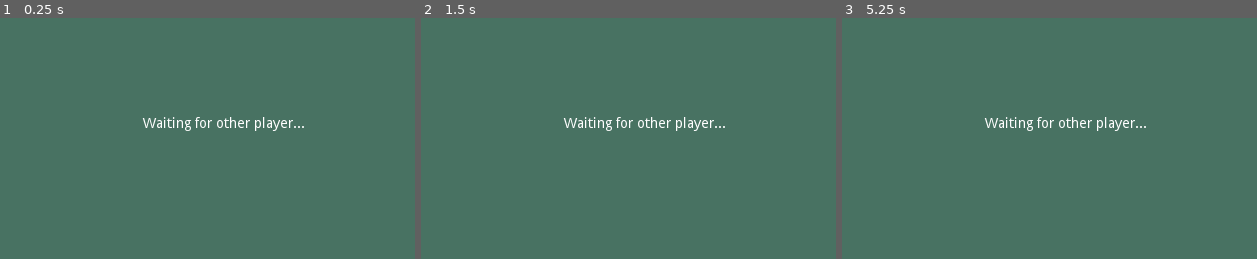
Above: before the commit, frames 1-3 (left to right).
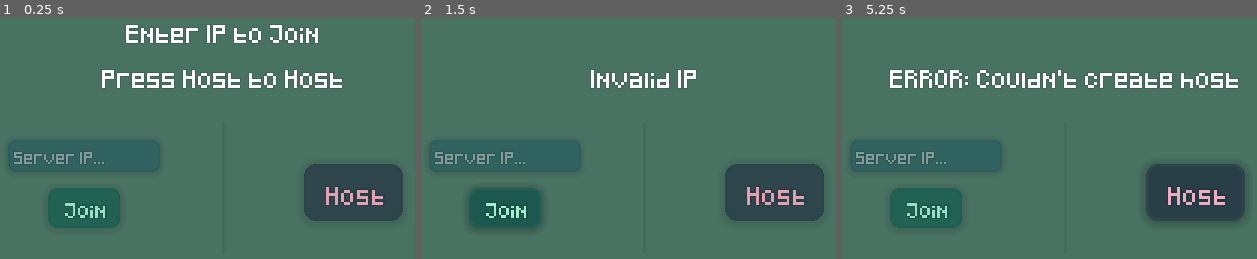
Above: after the commit, the same moments.

Repository: a-soulspark/MiniFire
Game: Godot game, scene res://WaitRoom.tscn
Two runs of this game, one before a commit and one after it. Both use one fixed random seed, a clock stepped at 60 frames per second and the inputs below.
Inputs (mouse positions are in pixels of both pictures, inside the frame that each line leads up to):
- Up to frame 1 (0.25 s): no input
- Up to frame 2 (1.5 s): click (773, 191) at 0.5 s, where only the run after the commit has a clickable "Host"; click (504, 208) at 1.25 s, where only the run after the commit has a clickable "Join"
- Up to frame 3 (5.25 s): move the mouse to (1178, 109) at 2.02 s; hold Right (ui_right) 2.03-2.78 s; click (1178, 109) at 2.1 s; move the mouse to (962, 138) at 2.77 s; hold Down (ui_down) 2.78-3.53 s; click (962, 138) at 2.85 s; move the mouse to (1115, 61) at 3.52 s; hold Right (ui_right) 3.53-4.28 s; click (1115, 61) at 3.6 s; move the mouse to (1041, 181) at 4.27 s; hold Up (ui_up) 4.28-5.03 s; click (1041, 181) at 4.35 s; move the mouse to (1219, 167) at 5.02 s; hold Left (ui_left) from 5.03 s (still down); click (1219, 167) at 5.1 s

The runs differ from the first frame. In frame 1, 13% of the frame differs, in the area x 1-98%, y 2-88%; in frame 2, 11%; in frame 3, 13%.

Commit message:
Added start screen and ability to join games from other machines

Diff:
--- /dev/null
+++ b/Font.tres
@@ -0,0 +1,9 @@
+[gd_resource type="DynamicFont" load_steps=2 format=2]
+
+[ext_resource path="res://Pixeled.ttf" type="DynamicFontData" id=1]
+
+[resource]
+size = 10
+outline_size = 1
+outline_color = Color( 0, 0, 0, 0.12549 )
+font_data = ExtResource( 1 )
--- /dev/null
+++ b/FontLarge.tres
@@ -0,0 +1,9 @@
+[gd_resource type="DynamicFont" load_steps=2 format=2]
+
+[ext_resource path="res://Pixeled.ttf" type="DynamicFontData" id=1]
+
+[resource]
+size = 15
+outline_size = 1
+outline_color = Color( 0, 0, 0, 0.12549 )
+font_data = ExtResource( 1 )
--- a/Objects/Player/Player.gd
+++ b/Objects/Player/Player.gd
@@ -26,7 +26,7 @@
 	if get_tree().network_peer: $Camera2D.current = is_network_master()
 
 func _process(_delta):
-	if get_tree().network_peer and !is_network_master(): return
+	if get_tree().network_peer and get_tree().network_peer.get_connection_status() and !is_network_master(): return
 	if move.x == 0 and (Input.is_action_just_released('ui_down') and move.y == 1 or Input.is_action_just_released('ui_up') and move.y == -1): move.y = 0
 	if move.y == 0 and (Input.is_action_just_released('ui_right') and move.x == 1 or Input.is_action_just_released('ui_left') and move.x == -1): move.x = 0
 	var old_move = move
--- a/Scripts/WaitRoom.gd
+++ b/Scripts/WaitRoom.gd
@@ -1,17 +1,10 @@
-extends Node2D
+extends Node
 signal game_started(game_scene)
 
 const Game = preload("res://Game.tscn")
 var current_game
 
 func _ready():
-	var host = NetworkedMultiplayerENet.new()
-	var error = host.create_server(8801, 1)
-	if error: error = host.create_client('127.0.0.1', 8801)
-
-	if !error: get_tree().set_network_peer(host)
-	else: get_tree().quit()
-
 	get_tree().connect("network_peer_connected", self, "_player_connected")
 	get_tree().connect("network_peer_disconnected", self, "_player_disconnected")
 	get_tree().connect("server_disconnected", self, "_player_disconnected", [1])
@@ -22,8 +15,8 @@
 	emit_signal("game_started", current_game)
 	raise()
 
-	$Tween.interpolate_property(self, 'modulate', modulate, Color.transparent, 0.5, Tween.TRANS_SINE, Tween.EASE_IN_OUT)
-	$Tween.interpolate_callback(self, 0.5, 'hide')
+	$Tween.interpolate_property($UI, 'modulate', $UI.modulate, Color.transparent, 0.5, Tween.TRANS_SINE, Tween.EASE_IN_OUT)
+	$Tween.interpolate_callback($UI, 0.5, 'hide')
 	$Tween.start()
 
 func _player_disconnected(_id):
@@ -33,3 +26,29 @@
 	if current_game:
 		Board.reset()
 		current_game.queue_free()
+
+func join(ip = null):
+	var join_ip : String = ip if ip else $UI/JoinPanel/IPField.text
+	var error = OK
+	var host
+
+	if not join_ip.is_valid_ip_address(): error = ERR_CANT_RESOLVE
+	else:
+		host = NetworkedMultiplayerENet.new()
+		error = host.create_client(join_ip, 8801)
+	match error:
+		ERR_ALREADY_IN_USE: $UI/Status.set_status("This match has already started")
+		ERR_CANT_CREATE: $UI/Status.set_status("Couldn't create client")
+		ERR_CANT_RESOLVE: $UI/Status.set_status("Invalid IP")
+		OK: get_tree().set_network_peer(host)
+
+func host():
+	var host = NetworkedMultiplayerENet.new()
+	var error = host.create_server(8801, 1)
+	match error:
+		ERR_ALREADY_IN_USE: $UI/Status.set_status("A host already exists")
+		ERR_CANT_CREATE: $UI/Status.set_status("ERROR: Couldn't create host")
+		OK:
+			$UI/JoinPanel.visible = false
+			get_tree().set_network_peer(host)
+			$UI/Status.text = "Waiting for player..."
--- a/WaitRoom.tscn
+++ b/WaitRoom.tscn
@@ -1,11 +1,96 @@
-[gd_scene load_steps=2 format=2]
+[gd_scene load_steps=9 format=2]
 
 [ext_resource path="res://Scripts/WaitRoom.gd" type="Script" id=1]
+[ext_resource path="res://Font.tres" type="DynamicFont" id=2]
+[ext_resource path="res://FontLarge.tres" type="DynamicFont" id=3]
 
-[node name="WaitRoom" type="Node2D"]
+[sub_resource type="GDScript" id=4]
+script/source = "extends Label
+
+var timer = 0
+var prev_status
+
+func set_status(message, duration = 5):
+	if !prev_status: prev_status = text
+	text = message
+	timer = duration
+
+func _process(delta):
+	timer -= delta
+	if prev_status and timer < 0:
+		text = prev_status
+		prev_status = null
+"
+
+[sub_resource type="StyleBoxFlat" id=1]
+content_margin_left = 6.0
+bg_color = Color( 0.188235, 0.384314, 0.372549, 1 )
+border_width_left = 2
+border_width_top = 2
+border_width_right = 2
+border_width_bottom = 2
+border_color = Color( 0.1776, 0.37, 0.36038, 1 )
+corner_radius_top_left = 8
+corner_radius_top_right = 8
+corner_radius_bottom_right = 8
+corner_radius_bottom_left = 8
+shadow_color = Color( 0, 0, 0, 0.0941176 )
+shadow_size = 6
+shadow_offset = Vector2( 0, 1 )
+anti_aliasing = false
+
+[sub_resource type="StyleBoxFlat" id=2]
+content_margin_left = 6.0
+bg_color = Color( 0.160784, 0.345098, 0.34902, 1 )
+border_width_left = 2
+border_width_top = 2
+border_width_right = 2
+border_width_bottom = 2
+border_color = Color( 0.1776, 0.37, 0.36038, 1 )
+corner_radius_top_left = 8
+corner_radius_top_right = 8
+corner_radius_bottom_right = 8
+corner_radius_bottom_left = 8
+shadow_color = Color( 0, 0, 0, 0.0941176 )
+shadow_size = 6
+shadow_offset = Vector2( 0, 1 )
+anti_aliasing = false
+
+[sub_resource type="StyleBoxFlat" id=3]
+content_margin_left = 6.0
+bg_color = Color( 0.137255, 0.27451, 0.309804, 1 )
+border_width_left = 2
+border_width_top = 2
+border_width_right = 2
+border_width_bottom = 2
+border_color = Color( 0.164706, 0.352941, 0.352941, 1 )
+corner_radius_top_left = 8
+corner_radius_top_right = 8
+corner_radius_bottom_right = 8
+corner_radius_bottom_left = 8
+shadow_color = Color( 0, 0, 0, 0.0941176 )
+shadow_size = 6
+shadow_offset = Vector2( 0, 1 )
+anti_aliasing = false
+
+[sub_resource type="StyleBoxLine" id=5]
+color = Color( 0.252, 0.42, 0.364, 1 )
+thickness = 3
+vertical = true
+
+[node name="WaitRoom" type="CanvasLayer"]
 script = ExtResource( 1 )
 
-[node name="Background" type="ColorRect" parent="."]
+[node name="Tween" type="Tween" parent="."]
+
+[node name="UI" type="Control" parent="."]
+anchor_right = 1.0
+anchor_bottom = 1.0
+__meta__ = {
+"_edit_use_anchors_": false
+}
+
+[node name="Background" type="ColorRect" parent="UI"]
 margin_left = -256.0
 margin_top = -144.0
 margin_right = 768.0
@@ -15,14 +100,96 @@
 "_edit_use_anchors_": false
 }
 
-[node name="Label" type="Label" parent="."]
+[node name="Status" type="Label" parent="UI"]
 margin_right = 512.0
-margin_bottom = 288.0
-text = "Waiting for other player..."
+margin_bottom = 192.0
+custom_fonts/font = ExtResource( 3 )
+text = "Enter IP to Join
+Press Host to Host
+"
 align = 1
 valign = 1
+script = SubResource( 4 )
 __meta__ = {
 "_edit_use_anchors_": false
 }
 
-[node name="Tween" type="Tween" parent="."]
+[node name="JoinPanel" type="Control" parent="UI"]
+anchor_left = 0.5
+anchor_top = 1.0
+anchor_right = 0.5
+anchor_bottom = 1.0
+margin_left = -256.0
+margin_top = -144.0
+margin_right = 256.0
+__meta__ = {
+"_edit_use_anchors_": false
+}
+
+[node name="IPField" type="LineEdit" parent="UI/JoinPanel"]
+anchor_top = 1.0
+anchor_bottom = 1.0
+margin_left = 40.0
+margin_top = -128.0
+margin_right = 192.0
+margin_bottom = -96.0
+custom_styles/normal = SubResource( 1 )
+custom_fonts/font = ExtResource( 2 )
+placeholder_text = "Server IP..."
+placeholder_alpha = 0.5
+caret_blink = true
+caret_blink_speed = 0.5
+__meta__ = {
+"_edit_use_anchors_": false
+}
+
+[node name="HostButton" type="Button" parent="UI/JoinPanel"]
+modulate = Color( 1, 0.717647, 0.807843, 1 )
+margin_left = 336.0
+margin_top = 40.0
+margin_right = 402.0
+margin_bottom = 78.0
+rect_scale = Vector2( 1.5, 1.5 )
+custom_styles/hover = SubResource( 2 )
+custom_styles/pressed = SubResource( 3 )
+custom_styles/focus = SubResource( 2 )
+custom_styles/normal = SubResource( 1 )
+custom_fonts/font = ExtResource( 2 )
+text = " Host "
+__meta__ = {
+"_edit_use_anchors_": false
+}
+
+[node name="JoinButton" type="Button" parent="UI/JoinPanel"]
+modulate = Color( 0.678431, 1, 0.870588, 1 )
+margin_left = 80.0
+margin_top = 64.0
+margin_right = 138.0
+margin_bottom = 96.0
+rect_scale = Vector2( 1.25, 1.25 )
+custom_styles/hover = SubResource( 2 )
+custom_styles/pressed = SubResource( 3 )
+custom_styles/focus = SubResource( 2 )
+custom_styles/normal = SubResource( 1 )
+custom_fonts/font = ExtResource( 2 )
+text = "  Join  "
+__meta__ = {
+"_edit_use_anchors_": false
+}
+
+[node name="VSeparator" type="VSeparator" parent="UI/JoinPanel"]
+anchor_left = 0.5
+anchor_top = 1.0
+anchor_right = 0.5
+anchor_bottom = 1.0
+margin_left = -2.0
+margin_top = -144.0
+margin_right = 2.0
+margin_bottom = -16.0
+custom_styles/separator = SubResource( 5 )
+__meta__ = {
+"_edit_use_anchors_": false
+}
+[connection signal="text_entered" from="UI/JoinPanel/IPField" to="." method="join"]
+[connection signal="pressed" from="UI/JoinPanel/HostButton" to="." method="host"]
+[connection signal="pressed" from="UI/JoinPanel/JoinButton" to="." method="join"]
Binary file added: Pixeled.ttf
Not shown, changed: export_presets.cfg
Not shown, added: PKMNDP.TTF.tmp
